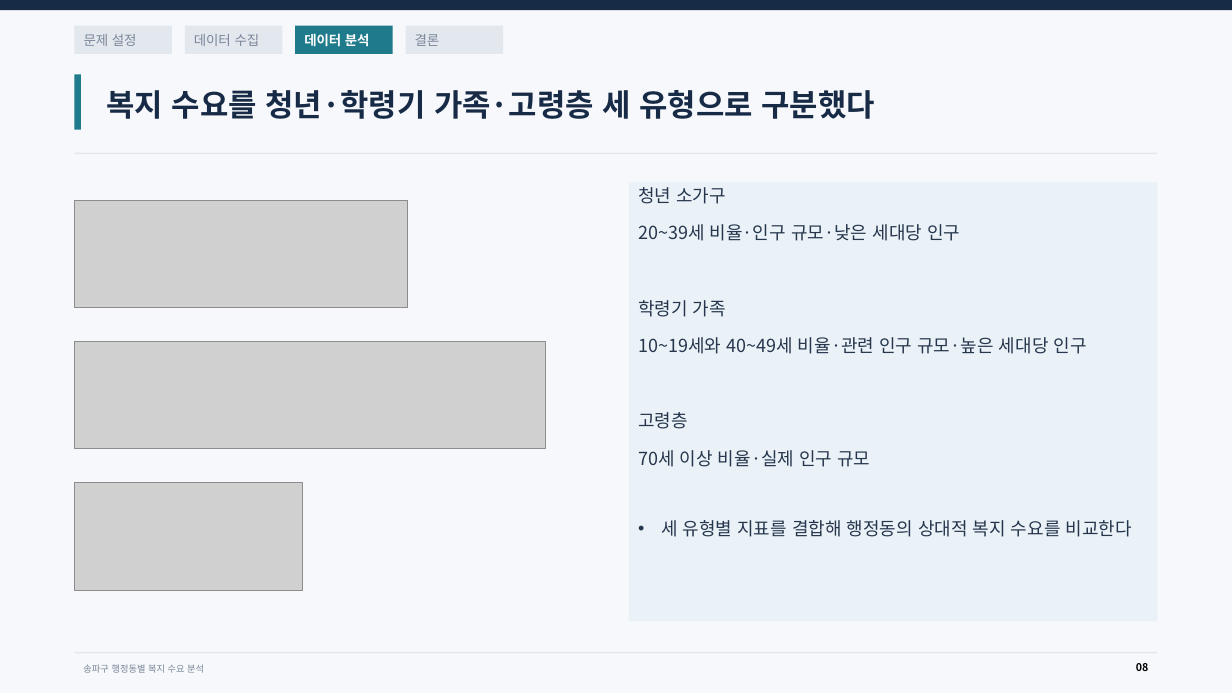
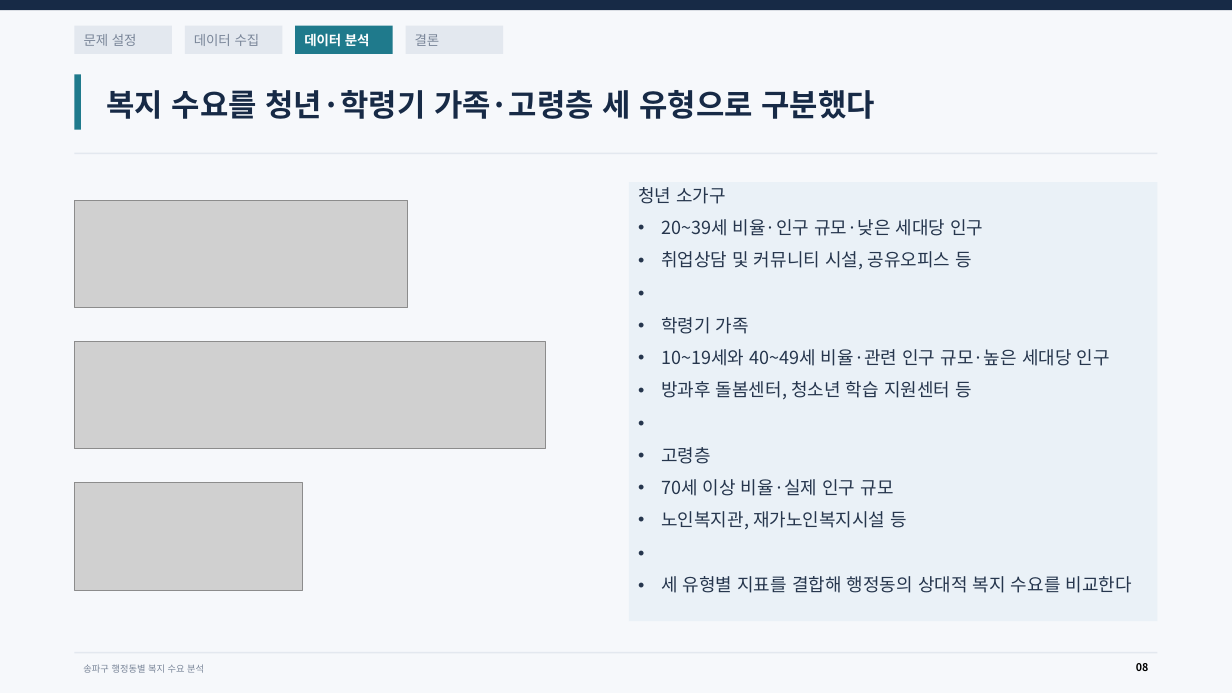
Before and after one commit to jannie601H/data_analisys_ex, a slide deck: slide 8 of Docs/송파구 행정동별 복지 개선방안.pptx. Drawn at 1232x693 pixels with LibreOffice and Linux fonts; fonts in the diff are those of the drawing; grey boxes stand for pictures. Boxes give left, top, right and bottom in pixels: in the first picture for what was removed or moved away, otherwise in the second. Text is boxed around its words. In the diff, an @@ line names an element or a change of style, - is before the commit and + after.

```diff
--- a/Docs/송파구 행정동별 복지 개선방안.pptx
+++ b/Docs/송파구 행정동별 복지 개선방안.pptx
@@ text at bbox=[638, 187, 1132, 593]: text changed @@
-• 청년 소가구
-  20~39세 비율·인구 규모·낮은 세대당 인구
-  학령기 가족
-  10~19세와 40~49세 비율·관련 인구 규모·높은 세대당 인구
-  고령층
-  70세 이상 비율·실제 인구 규모
-  세 유형별 지표를 결합해 행정동의 상대적 복지 수요를 비교한다
+• 청년 소가구
+  20~39세 비율·인구 규모·낮은 세대당 인구
+• 취업상담 및 커뮤니티 시설, 공유오피스 등
+• 학령기 가족
+  10~19세와 40~49세 비율·관련 인구 규모·높은 세대당 인구
+  방과후 돌봄센터, 청소년 학습 지원센터 등
+• 고령층
+  70세 이상 비율·실제 인구 규모
+  노인복지관, 재가노인복지시설 등
+• 세 유형별 지표를 결합해 행정동의 상대적 복지 수요를 비교한다
```
Also in this commit, not shown: 6 other slides changed.
